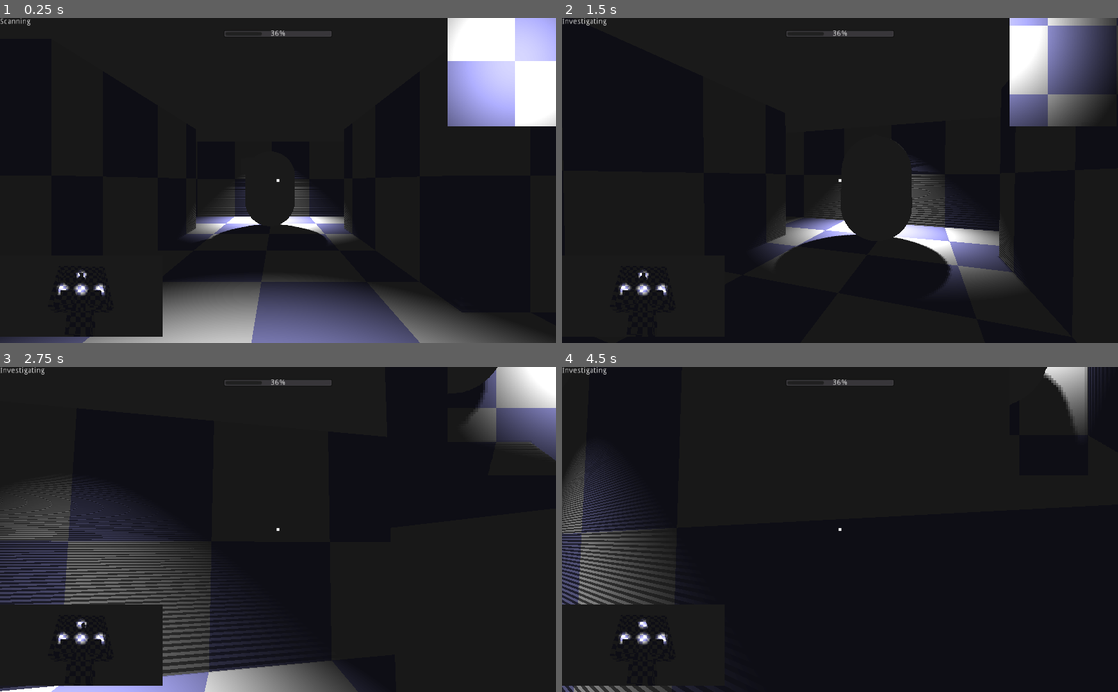
Above: before the commit, frames 1-4 (two rows, left to right).
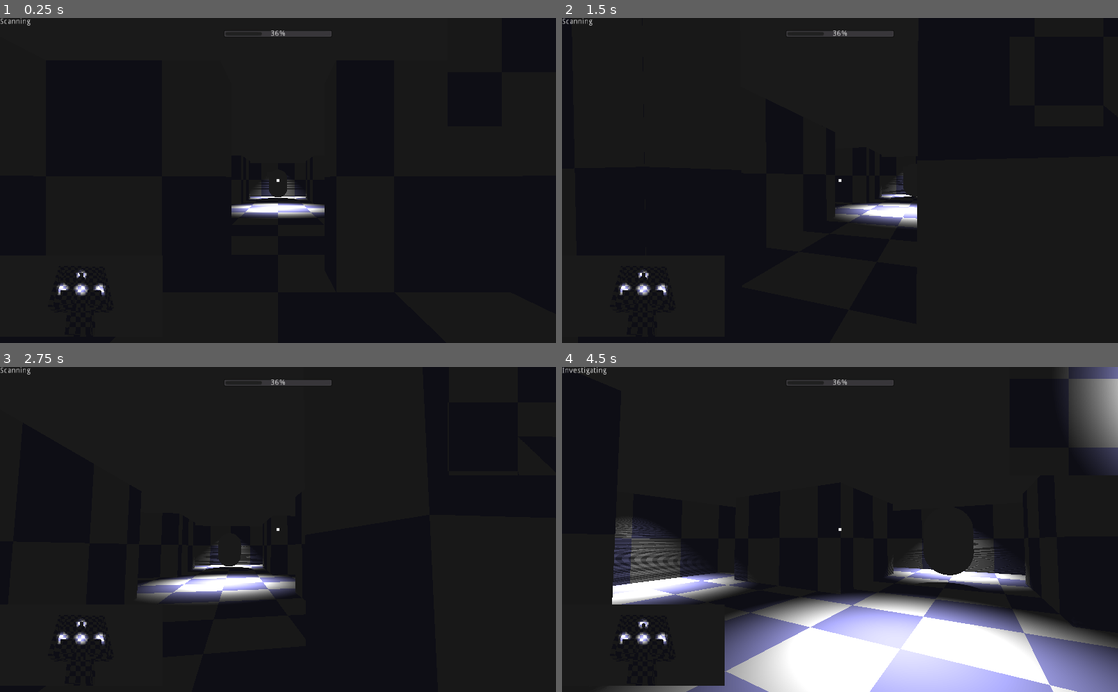
Above: after the commit, the same moments.

Repository: anthonyfinch/LD51
Game: Godot game, scene res://levels/TestLevel1.tscn
The game is run twice, just before and just after one commit, with the same random seed, the same clock (stepped at 60 frames per second) and the same inputs.
Inputs (mouse positions are in pixels of both pictures, inside the frame that each line leads up to):
- Up to frame 1 (0.25 s): no input
- Up to frame 2 (1.5 s): move the mouse to (867, 180) at 0.52 s; hold W (forward) from 0.53 s (still down); tap Space (jump) at 0.77 s; move the mouse to (812, 180) at 1.27 s
- Up to frame 3 (2.75 s): keep holding W (forward); tap Space (jump) at 1.52 s; move the mouse to (289, 523) at 2.02 s
- Up to frame 4 (4.5 s): keep holding W (forward); move the mouse to (834, 536) at 2.77 s; tap Space (jump) at 3.02, 3.77 s; move the mouse to (878, 532) at 3.52 s; move the mouse to (795, 526) at 4.27 s

The runs differ from the first frame. In frame 1, 19% of the frame differs, in the area x 0-100%, y 0-100%; in frame 2, 11%; in frame 3, 17%; in frame 4, 28%.

Commit message:
adds some nuance to different enemy states, including waiting at investigation sites

Diff:
--- a/enemy/Enemy.gd
+++ b/enemy/Enemy.gd
@@ -4,21 +4,24 @@
 	Scanning,
 	Wandering,
 	Investigating,
+	Waiting,
 	Attacking
 }
 
-export (float) var turn_speed := 1.0
+export (float) var turn_speed := 0.4
 export (EnemyState) var state = EnemyState.Scanning
-export (float) var scan_time := 4.0
-export (float) var wander_speed := 2.0
+export (float) var scan_time := 6.0
+export (float) var wait_time := 4.0
+export (float) var investigate_time := 10.0
+export (float) var wander_speed := 1.0
+export (float) var investigate_speed := 2.0
 export (float) var attack_speed := 5.0
-export (float) var total_visibility_cutoff := 0.75
+export (float) var total_visibility_cutoff := 0.65
 export (float) var partial_visibility_cutoff := 0.15
 
 onready var nav_agent : NavigationAgent = $NavigationAgent
 onready var timer : Timer = $Timer
 onready var vision_cone : Area = $VisionCone
-onready var vision_ray : RayCast = $VisionCone/RayCast
 onready var rad := PI / 180
 onready var patrol_points = get_tree().get_nodes_in_group("patrol_points")
 onready var label = $Label
@@ -29,7 +32,7 @@
 func _ready():
 	randomize()
 	timer.connect("timeout", self, "_on_timeout")
-	_start_scanning()
+	_start_scanning(scan_time)
 
 func _set_path():
 	var map_rid = nav_agent.get_navigation_map()
@@ -43,8 +46,10 @@
 			target = patrol_points[idx].global_transform.origin
 			_set_path()
 			state = EnemyState.Wandering
+		EnemyState.Waiting:
+			_start_scanning(investigate_time)
 
-func _process(delta):
+func _process(_delta):
 	var debug_text = ""
 	match state:
 		EnemyState.Attacking:
@@ -55,26 +60,22 @@
 			debug_text = "Scanning"
 		EnemyState.Wandering:
 			debug_text = "Wandering"
+		EnemyState.Waiting:
+			debug_text = "Waiting"
 	label.text = debug_text
 
-func _physics_process(_delta):
+func _check_for_player():
 	var bodies = vision_cone.get_overlapping_bodies()
 	if bodies.size() > 0:
-		# print("Maybe body")
 		var possible_body = bodies[0]
 		if possible_body is Player:
-			# print("Got player")
-			# vision_ray.set_cast_to(possible_body.global_transform.origin - vision_ray.global_transform.origin)
-			# vision_ray.force_raycast_update()
 			var space_state = get_world().direct_space_state
 			var from = global_transform.origin
 			var to = possible_body.global_transform.origin
 			var result = space_state.intersect_ray(from, to, [self])
 			if result:
-			# var body = vision_ray.get_collider()
 				var body = result['collider']
 				if body is Player:
-					print(body.visibility)
 					if body.visibility > total_visibility_cutoff:
 						target = body.global_transform.origin
 						_set_path()
@@ -87,28 +88,44 @@
 						print("Who goes there?")
 					else:
 						print("Huh, nothing to see")
+
+func _physics_process(_delta):
+	_check_for_player()
 	match state:
 		EnemyState.Scanning:
 			global_rotate(Vector3.UP, rad * turn_speed)
 		EnemyState.Wandering:
-			_navigate_to_point(wander_speed)
+			var done = _navigate_to_point(wander_speed)
+			if done:
+				_start_scanning(scan_time)
 		EnemyState.Investigating:
-			_navigate_to_point(wander_speed)
+			var done = _navigate_to_point(investigate_speed)
+			if done:
+				_start_waiting()
 		EnemyState.Attacking:
-			_navigate_to_point(attack_speed)
+			var done = _navigate_to_point(attack_speed)
+			if done:
+				_start_scanning(investigate_time)
 
-func _start_scanning():
+func _start_waiting():
+	state = EnemyState.Waiting
+	timer.wait_time = wait_time
+	timer.start()
+
+func _start_scanning(time):
 	state = EnemyState.Scanning
-	timer.wait_time = scan_time
+	timer.wait_time = time
 	timer.start()
 
 func _navigate_to_point(speed):
 	var next_move = nav_agent.get_next_location()
 	var dir = (next_move - get_global_transform().origin).normalized()
 
+	# TODO replace this with a lerp to turn gradually
 	look_at(next_move, Vector3.UP)
 
 	if not nav_agent.is_navigation_finished():
 		move_and_slide(dir * speed)
+		return false
 	else:
-		_start_scanning()
+		return true
--- a/enemy/Enemy.tscn
+++ b/enemy/Enemy.tscn
@@ -10,7 +10,7 @@
 [sub_resource type="PrismMesh" id=24]
 
 [sub_resource type="BoxShape" id=25]
-extents = Vector3( 1.74451, 1.57316, 29.6859 )
+extents = Vector3( 2.30899, 2.00573, 29.6859 )
 
 [node name="Enemy" type="KinematicBody"]
 transform = Transform( 1, 0, 7.45058e-09, -7.45058e-09, 1, 0, 1.49012e-08, 0, 1, 24.979, 0.041, 0 )
@@ -44,12 +44,6 @@
 transform = Transform( 1, 0, 0, -8.27183e-25, 1, 0, 0, 0, 1, 0, -0.466202, -30.1598 )
 shape = SubResource( 25 )
 
-[node name="RayCast" type="RayCast" parent="VisionCone"]
-transform = Transform( 1, 0, 0, -8.27183e-25, 1, 0, 0, 0, 1, 0, 0.00995851, 0 )
-enabled = true
-cast_to = Vector3( 0, 0, -10 )
-collision_mask = 3
-
 [node name="Label" type="Label" parent="."]
 margin_right = 40.0
 margin_bottom = 14.0
--- a/levels/TestLevel1.tscn
+++ b/levels/TestLevel1.tscn
@@ -270,7 +270,7 @@
 [node name="Enemy" parent="." instance=ExtResource( 4 )]
 
 [node name="Player" parent="." instance=ExtResource( 6 )]
-transform = Transform( -4.37114e-08, 0, -1, 0, 1, 0, 1, 0, -4.37114e-08, 15.6056, 0.0416528, 0.31598 )
+transform = Transform( -4.37114e-08, 0, -1, 0, 1, 0, 1, 0, -4.37114e-08, 0, 0.0433452, 0 )
 
 [node name="SpotLight" type="SpotLight" parent="."]
 transform = Transform( 1, 0, 0, 0, -4.37114e-08, 1, 0, -1, -4.37114e-08, 0, 3.23889, 0 )
